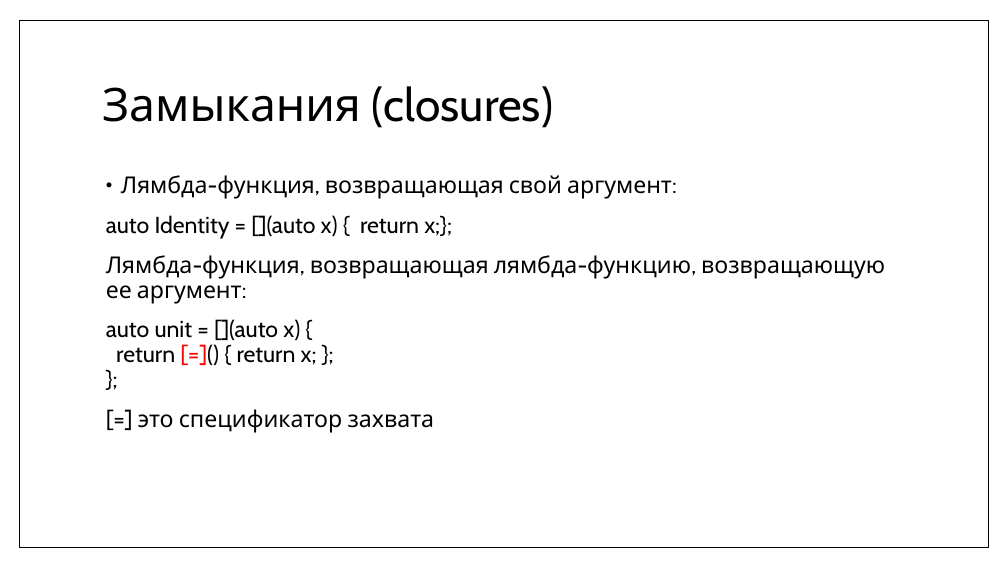
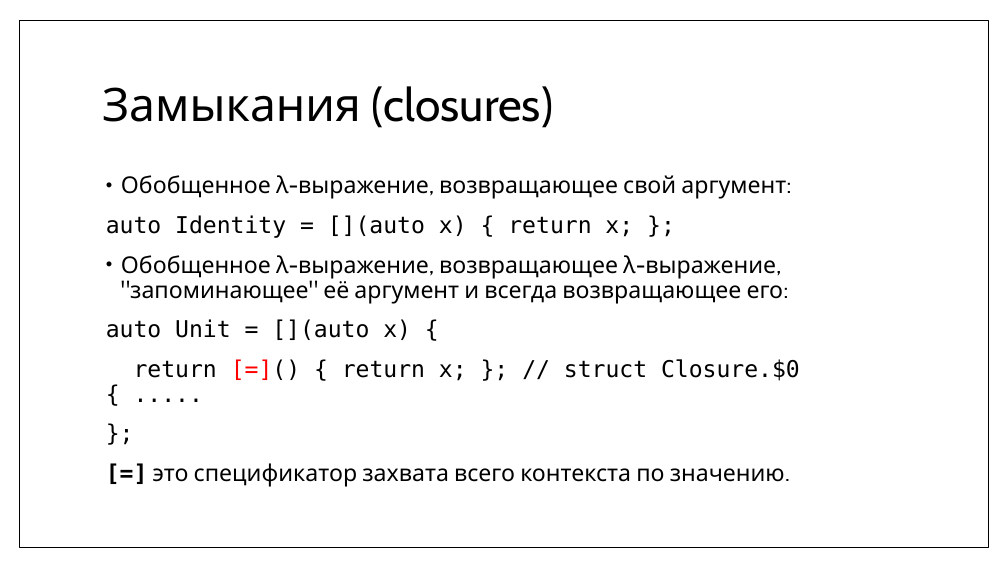
Before and after one commit to MIPT-ILab/cpp-lects-rus, a slide deck: slide 27 of slides/lec2-7-lambdas.pptx (slide 17 before the commit). Drawn at 1008x567 pixels with LibreOffice and Linux fonts; fonts in the diff are those of the drawing. Boxes give left, top, right and bottom in pixels: in the first picture for what was removed or moved away, otherwise in the second. Text is boxed around its words. In the diff, an @@ line names an element or a change of style, - is before the commit and + after.

```diff
--- a/slides/lec2-7-lambdas.pptx
+++ b/slides/lec2-7-lambdas.pptx
@@ text at box(106, 175, 800, 487): text changed @@
-• Лямбда-функция, возвращающая свой аргумент:
-auto Identity = [](auto x) { return x;};
-Лямбда-функция, возвращающая лямбда-функцию, возвращающую ее аргумент:
-auto unit = [](auto x) {
-return [=]() { return x; };
-};
-[=] это спецификатор захвата
+• Обобщенное λ-выражение, возвращающее свой аргумент:
+auto Identity = [](auto x) { return x; };
+• Обобщенное λ-выражение, возвращающее λ-выражение, "запоминающее" её аргумент и всегда возвращающее его:
+auto Unit = [](auto x) {
+return [=]() { return x; }; // struct Closure.$0 { .....
+};
+[=] это спецификатор захвата всего контекста по значению.
```
Also in this commit, not shown: 13 other slides changed, 14 slides added, 10 other files.
